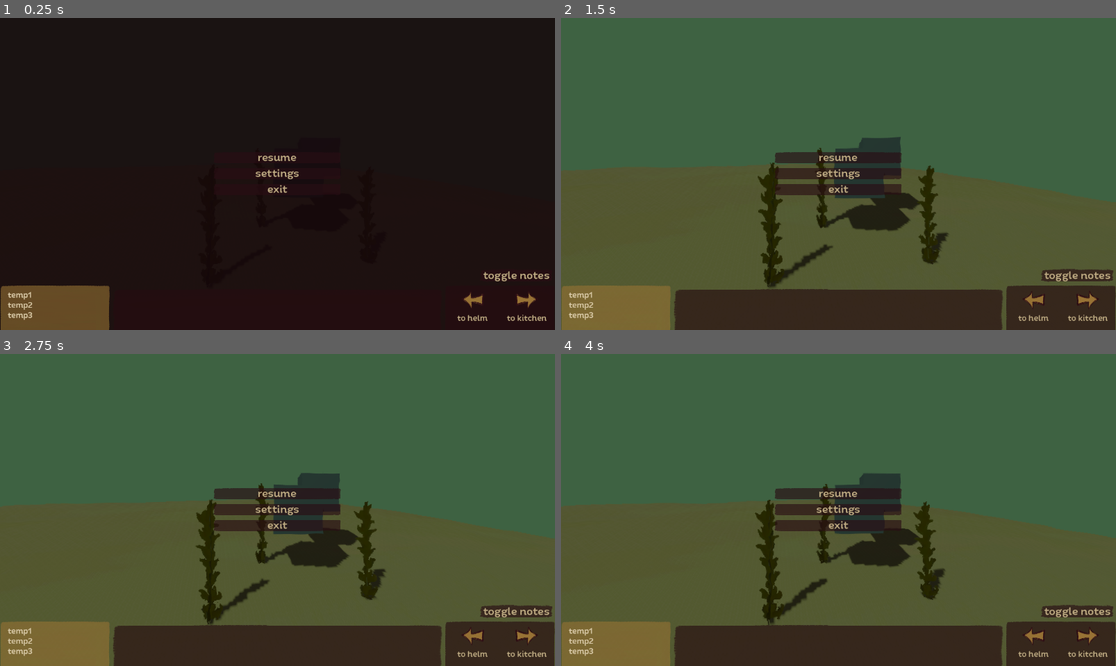
Above: before the commit, frames 1-4 (two rows, left to right).
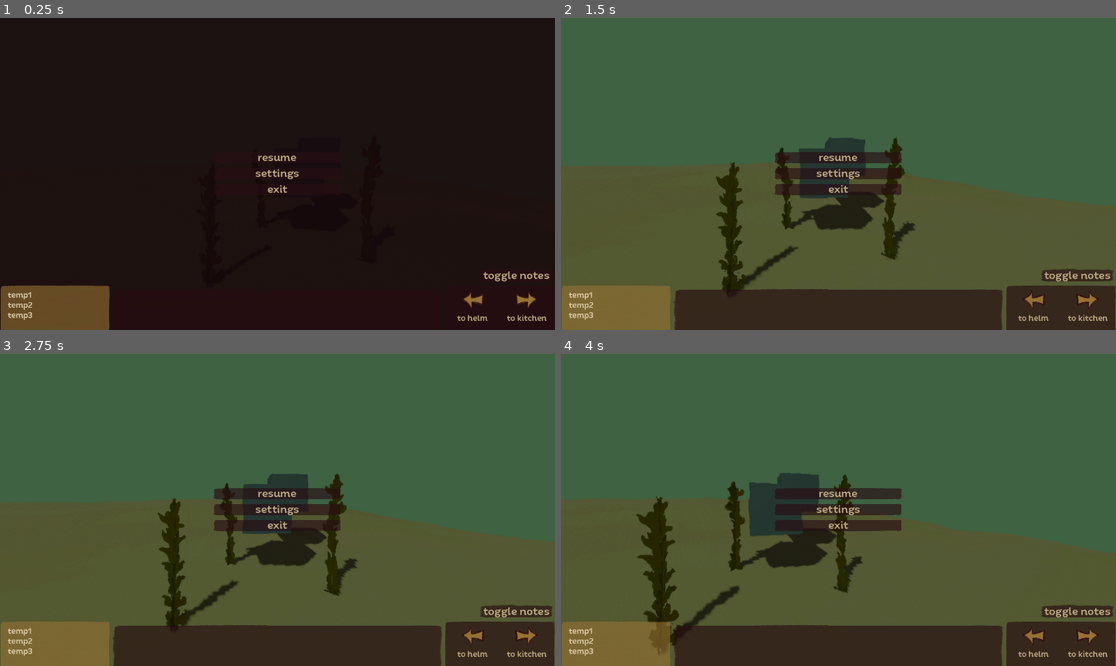
Above: after the commit, the same moments.

Repository: AlexSabetti/danglingpointersfinalproject
Game: Godot game, scene res://scenes/Levels/Dev_level.tscn
The game is run twice, just before and just after one commit, with the same random seed, the same clock (stepped at 60 frames per second) and the same inputs. Before the commit the project has no main scene; this scene is started directly in both runs.
Inputs (mouse positions are in pixels of both pictures, inside the frame that each line leads up to):
- Up to frame 1 (0.25 s): no input
- Up to frame 2 (1.5 s): move the mouse to (960, 158) at 0.52 s; hold D (rotate_right, bound only after the commit) 0.53-1.28 s; click (960, 158) at 0.67 s; move the mouse to (727, 189) at 1.27 s; hold A (rotate_left, bound only after the commit) from 1.28 s (still down)
- Up to frame 3 (2.75 s): move the mouse to (333, 441) at 2.02 s; release A (rotate_left, bound only after the commit) at 2.03 s; hold D (rotate_right, bound only after the commit) from 2.03 s (still down)
- Up to frame 4 (4 s): move the mouse to (810, 572) at 2.77 s; click (810, 572) at 2.92 s; move the mouse to (1005, 556) at 3.52 s; release D (rotate_right, bound only after the commit) at 3.53 s; hold A (rotate_left, bound only after the commit) from 3.53 s (still down)

The runs differ from the first frame. In frame 2, 5.8% of the frame differs, in the area x 27-70%, y 38-89%; in frame 3, 5.6%; in frame 4, 8.4%, in the area x 13-70%, y 38-97%.
Error before the commit: Parse Error: Class "GameController" hides a global script class. (res://Scripts/GameController.gd:2)

Commit message:
fixed bugs from porting over files

Diff:
--- a/project.godot
+++ b/project.godot
@@ -11,6 +11,7 @@
 [application]
 
 config/name="DanglingPointersFinalProject"
+run/main_scene="uid://bppmj5dmnvlko"
 config/features=PackedStringArray("4.4", "Forward Plus")
 config/icon="res://icon.svg"
 
@@ -23,3 +24,18 @@
 [dotnet]
 
 project/assembly_name="DanglingPointersFinalProject"
+
+[input]
+
+rotate_left={
+"deadzone": 0.2,
+"events": [Object(InputEventKey,"resource_local_to_scene":false,"resource_name":"","device":-1,"window_id":0,"alt_pressed":false,"shift_pressed":false,"ctrl_pressed":false,"meta_pressed":false,"pressed":false,"keycode":0,"physical_keycode":65,"key_label":0,"unicode":97,"location":0,"echo":false,"script":null)
+, Object(InputEventKey,"resource_local_to_scene":false,"resource_name":"","device":-1,"window_id":0,"alt_pressed":false,"shift_pressed":false,"ctrl_pressed":false,"meta_pressed":false,"pressed":false,"keycode":0,"physical_keycode":4194319,"key_label":0,"unicode":0,"location":0,"echo":false,"script":null)
+]
+}
+rotate_right={
+"deadzone": 0.2,
+"events": [Object(InputEventKey,"resource_local_to_scene":false,"resource_name":"","device":-1,"window_id":0,"alt_pressed":false,"shift_pressed":false,"ctrl_pressed":false,"meta_pressed":false,"pressed":false,"keycode":0,"physical_keycode":68,"key_label":0,"unicode":100,"location":0,"echo":false,"script":null)
+, Object(InputEventKey,"resource_local_to_scene":false,"resource_name":"","device":-1,"window_id":0,"alt_pressed":false,"shift_pressed":false,"ctrl_pressed":false,"meta_pressed":false,"pressed":false,"keycode":0,"physical_keycode":4194321,"key_label":0,"unicode":0,"location":0,"echo":false,"script":null)
+]
+}
--- a/scenes/Entities/CamPosNode.tscn
+++ b/scenes/Entities/CamPosNode.tscn
@@ -1,6 +1,6 @@
 [gd_scene load_steps=4 format=3 uid="uid://c2uxpo5fna1nn"]
 
-[ext_resource type="Script" uid="uid://cb2ib6fst188" path="res://scripts/camPosNode.gd" id="1_8mso5"]
+[ext_resource type="Script" uid="uid://cb2ib6fst188" path="res://scripts/CameraNode.gd" id="1_8mso5"]
 [ext_resource type="PackedScene" uid="uid://y7uhpjjh3g3i" path="res://resources/Models/FilmCamera1_a1.glb" id="3_pu8xr"]
 [ext_resource type="Material" uid="uid://ck0mxslef5hju" path="res://resources/Materials/M_CameraMaterial.tres" id="4_rigi6"]
 
--- a/scenes/Entities/Foliage.tscn
+++ b/scenes/Entities/Foliage.tscn
@@ -1,9 +1,9 @@
 [gd_scene load_steps=8 format=3 uid="uid://bd7icn4pwfdoi"]
 
-[ext_resource type="Script" uid="uid://cl2vq4j5am66a" path="res://Scripts/foliage.gd" id="1_5frix"]
-[ext_resource type="Texture2D" uid="uid://cealpeqkes7xo" path="res://Resources/Textures/Sprites/SeaWeeds1_a1.png" id="2_bxi7t"]
-[ext_resource type="Shader" uid="uid://d2mabvbt22cdl" path="res://Resources/Shaders/VS_Foliage3D.tres" id="3_445nb"]
-[ext_resource type="Texture2D" uid="uid://dhvn8d5topyjo" path="res://Resources/Textures/NormalMaps/7864-normal.jpg" id="4_dkg7b"]
+[ext_resource type="Script" uid="uid://kim4hlaba5td" path="res://scripts/foliage.gd" id="1_obqv8"]
+[ext_resource type="Texture2D" uid="uid://cealpeqkes7xo" path="res://resources/Textures/Sprites/SeaWeeds1_a1.png" id="2_bxi7t"]
+[ext_resource type="Shader" uid="uid://d2mabvbt22cdl" path="res://resources/Shaders/VS_Foliage3D.tres" id="3_445nb"]
+[ext_resource type="Texture2D" uid="uid://dhvn8d5topyjo" path="res://resources/Textures/NormalMaps/7864-normal.jpg" id="4_dkg7b"]
 
 [sub_resource type="QuadMesh" id="QuadMesh_5frix"]
 
@@ -36,10 +36,7 @@
 shader_parameter/Texture = ExtResource("2_bxi7t")
 
 [node name="Foliage" type="Node3D"]
-script = ExtResource("1_5frix")
-foliage_Texture = ExtResource("2_bxi7t")
-meshOffset = Vector3(0, 1, 0)
-meshScale = Vector3(1, 2, 1)
+script = ExtResource("1_obqv8")
 
 [node name="MeshInstance3D_1" type="MeshInstance3D" parent="."]
 transform = Transform3D(1, 0, 0, 0, 2, 0, 0, 0, 1, 0, 1, 0)
--- a/scenes/Entities/GameController.tscn
+++ b/scenes/Entities/GameController.tscn
@@ -1,10 +1,10 @@
 [gd_scene load_steps=3 format=3 uid="uid://v2urofrh3pq5"]
 
-[ext_resource type="Script" uid="uid://cajb0w0xdbl7y" path="res://Scripts/GameController.gd" id="1_clsi4"]
-[ext_resource type="PackedScene" uid="uid://cw83dccua6vux" path="res://Scenes/UI/ui_hud.tscn" id="2_yhlj5"]
+[ext_resource type="Script" uid="uid://b4ycwyl7pq2bn" path="res://scripts/GameController.gd" id="1_inde3"]
+[ext_resource type="PackedScene" uid="uid://cw83dccua6vux" path="res://scenes/UI/ui_hud.tscn" id="2_yhlj5"]
 
 [node name="GameController" type="Node3D"]
-script = ExtResource("1_clsi4")
+script = ExtResource("1_inde3")
 
 [node name="CanvasLayer_hud" type="CanvasLayer" parent="."]
 
--- a/scenes/Levels/Dev_level.tscn
+++ b/scenes/Levels/Dev_level.tscn
@@ -36,21 +36,23 @@
 
 [node name="Entities" type="Node3D" parent="."]
 
-[node name="CamPosNode1" parent="Entities" instance=ExtResource("3_71sqw")]
+[node name="CameraNode1" parent="Entities" instance=ExtResource("3_71sqw")]
 transform = Transform3D(1, 0, 0, 0, 1, 0, 0, 0, 1, 1.52371, 0, 0)
 is_active_cam = true
 
-[node name="Camera3D" type="Camera3D" parent="Entities/CamPosNode1"]
+[node name="Camera3D" type="Camera3D" parent="Entities/CameraNode1"]
 
-[node name="CamPosNode2" parent="Entities" instance=ExtResource("3_71sqw")]
+[node name="CameraNode2" parent="Entities" instance=ExtResource("3_71sqw")]
 transform = Transform3D(0.707107, 0, 0.707107, 0, 1, 0, -0.707107, 0, 0.707107, 5.32201, -0.238145, -2.94227)
 
-[node name="Camera3D" type="Camera3D" parent="Entities/CamPosNode2"]
+[node name="Camera3D" type="Camera3D" parent="Entities/CameraNode2"]
 
-[node name="TestInteractableObject" type="StaticBody3D" parent="Entities"]
+[node name="TestInteractableObject" type="StaticBody3D" parent="Entities" node_paths=PackedStringArray("trigger_on_interact")]
 transform = Transform3D(1, 0, 0, 0, 1, 0, 0, 0, 1, 1.97746, 0, -4.65293)
 script = ExtResource("6_hx85v")
 object_name = "Test Obj 1"
+is_interactable = true
+trigger_on_interact = [NodePath("../CameraNode2")]
 
 [node name="CollisionShape3D" type="CollisionShape3D" parent="Entities/TestInteractableObject"]
 visible = false
@@ -60,10 +62,12 @@
 mesh = SubResource("BoxMesh_65ejx")
 skeleton = NodePath("../../../Geometry")
 
-[node name="TestInteractableObject2" type="StaticBody3D" parent="Entities"]
+[node name="TestInteractableObject2" type="StaticBody3D" parent="Entities" node_paths=PackedStringArray("trigger_on_interact")]
 transform = Transform3D(1, 0, 0, 0, 1, 0, 0, 0, 1, 2.70544, 0.44166, -5.85425)
 script = ExtResource("6_hx85v")
 object_name = "Test Obj 2"
+is_interactable = true
+trigger_on_interact = [NodePath("../CameraNode1")]
 
 [node name="CollisionShape3D" type="CollisionShape3D" parent="Entities/TestInteractableObject2"]
 visible = false
--- a/scenes/UI/ui_hud.tscn
+++ b/scenes/UI/ui_hud.tscn
@@ -1,21 +1,21 @@
 [gd_scene load_steps=43 format=3 uid="uid://cw83dccua6vux"]
 
-[ext_resource type="Script" uid="uid://fsm17x6l1oka" path="res://Scripts/UIHandler.gd" id="1_coxev"]
-[ext_resource type="Texture2D" uid="uid://bggjhdu1kdj1j" path="res://Resources/Textures/Sprites/LeftArrow1_b1.png" id="2_iow18"]
-[ext_resource type="Texture2D" uid="uid://vmax1o61lrws" path="res://Resources/Textures/Sprites/Square1_a1.png" id="2_l2gvk"]
-[ext_resource type="Theme" uid="uid://d3u8v3disi16o" path="res://Resources/Themes/theme_genText.tres" id="2_xewkt"]
-[ext_resource type="Texture2D" uid="uid://c555oijau62ut" path="res://Resources/Textures/Sprites/Square1_b1.png" id="3_54dg7"]
-[ext_resource type="Texture2D" uid="uid://dxmlef2hawoi7" path="res://Resources/Textures/Sprites/Square1_c1.png" id="3_lblhk"]
-[ext_resource type="Texture2D" uid="uid://diqpqjbctq43i" path="res://Resources/Textures/Sprites/LeftArrow1_c1.png" id="3_p445d"]
-[ext_resource type="Texture2D" uid="uid://dhixyxldiw4qw" path="res://Resources/Textures/Sprites/LeftArrow1_d1.png" id="4_cmdtj"]
-[ext_resource type="PackedScene" uid="uid://oy11ycs3g0j5" path="res://Scenes/UI/ui_settings_menu.tscn" id="5_lmxud"]
-[ext_resource type="Texture2D" uid="uid://de6amaugo062l" path="res://Resources/Textures/Sprites/LeftArrow1_a1.png" id="5_p28g2"]
-[ext_resource type="Theme" uid="uid://it6hqr6uagyo" path="res://Resources/Themes/theme_ScrollText1.tres" id="5_vysen"]
-[ext_resource type="Texture2D" uid="uid://lt1w8fjefmye" path="res://Resources/Textures/Sprites/RightArrow1_b1.png" id="6_3pdgs"]
-[ext_resource type="Texture2D" uid="uid://d3l1pqivpgxue" path="res://Resources/Textures/Sprites/RightArrow1_c1.png" id="7_2tgps"]
-[ext_resource type="FontFile" uid="uid://dxga040301lgv" path="res://Resources/Fonts/Quenda-Medium.otf" id="8_kgejf"]
-[ext_resource type="Texture2D" uid="uid://b6i6i1uk1gxw6" path="res://Resources/Textures/Sprites/RightArrow1_d1.png" id="8_or8dl"]
-[ext_resource type="Texture2D" uid="uid://dagd43rmtudqu" path="res://Resources/Textures/Sprites/RightArrow1_a1.png" id="9_qkpuu"]
+[ext_resource type="Script" path="res://scripts/UIHandler.gd" id="1_wox0k"]
+[ext_resource type="Texture2D" uid="uid://bggjhdu1kdj1j" path="res://resources/Textures/Sprites/LeftArrow1_b1.png" id="2_iow18"]
+[ext_resource type="Texture2D" uid="uid://vmax1o61lrws" path="res://resources/Textures/Sprites/Square1_a1.png" id="2_l2gvk"]
+[ext_resource type="Theme" uid="uid://d3u8v3disi16o" path="res://resources/Themes/theme_genText.tres" id="2_xewkt"]
+[ext_resource type="Texture2D" uid="uid://c555oijau62ut" path="res://resources/Textures/Sprites/Square1_b1.png" id="3_54dg7"]
+[ext_resource type="Texture2D" uid="uid://dxmlef2hawoi7" path="res://resources/Textures/Sprites/Square1_c1.png" id="3_lblhk"]
+[ext_resource type="Texture2D" uid="uid://diqpqjbctq43i" path="res://resources/Textures/Sprites/LeftArrow1_c1.png" id="3_p445d"]
+[ext_resource type="Texture2D" uid="uid://dhixyxldiw4qw" path="res://resources/Textures/Sprites/LeftArrow1_d1.png" id="4_cmdtj"]
+[ext_resource type="PackedScene" uid="uid://oy11ycs3g0j5" path="res://scenes/UI/ui_settings_menu.tscn" id="5_lmxud"]
+[ext_resource type="Texture2D" uid="uid://de6amaugo062l" path="res://resources/Textures/Sprites/LeftArrow1_a1.png" id="5_p28g2"]
+[ext_resource type="Theme" uid="uid://it6hqr6uagyo" path="res://resources/Themes/theme_ScrollText1.tres" id="5_vysen"]
+[ext_resource type="Texture2D" uid="uid://lt1w8fjefmye" path="res://resources/Textures/Sprites/RightArrow1_b1.png" id="6_3pdgs"]
+[ext_resource type="Texture2D" uid="uid://d3l1pqivpgxue" path="res://resources/Textures/Sprites/RightArrow1_c1.png" id="7_2tgps"]
+[ext_resource type="FontFile" uid="uid://dxga040301lgv" path="res://resources/Fonts/Quenda-Medium.otf" id="8_kgejf"]
+[ext_resource type="Texture2D" uid="uid://b6i6i1uk1gxw6" path="res://resources/Textures/Sprites/RightArrow1_d1.png" id="8_or8dl"]
+[ext_resource type="Texture2D" uid="uid://dagd43rmtudqu" path="res://resources/Textures/Sprites/RightArrow1_a1.png" id="9_qkpuu"]
 
 [sub_resource type="StyleBoxEmpty" id="StyleBoxEmpty_h6kub"]
 
@@ -117,7 +117,7 @@
 anchor_bottom = 1.0
 grow_horizontal = 2
 grow_vertical = 2
-script = ExtResource("1_coxev")
+script = ExtResource("1_wox0k")
 
 [node name="FadeToBlack" type="ColorRect" parent="."]
 layout_mode = 1
--- a/scenes/UI/ui_settings_menu.tscn
+++ b/scenes/UI/ui_settings_menu.tscn
@@ -1,9 +1,9 @@
 [gd_scene load_steps=6 format=3 uid="uid://oy11ycs3g0j5"]
 
-[ext_resource type="Script" uid="uid://ccwcglqnlh66d" path="res://Scripts/ui_settings_menu.gd" id="1_6gxmi"]
-[ext_resource type="Texture2D" uid="uid://c555oijau62ut" path="res://Resources/Textures/Sprites/Square1_b1.png" id="1_l2fr7"]
-[ext_resource type="Theme" path="res://Resources/Themes/theme_Slider.tres" id="3_1lfpr"]
-[ext_resource type="Theme" uid="uid://d3u8v3disi16o" path="res://Resources/Themes/theme_genText.tres" id="3_q8bd1"]
+[ext_resource type="Texture2D" uid="uid://c555oijau62ut" path="res://resources/Textures/Sprites/Square1_b1.png" id="1_l2fr7"]
+[ext_resource type="Script" path="res://scripts/ui_settings_menu.gd" id="1_ybfen"]
+[ext_resource type="Theme" uid="uid://ddc8g2xpg5652" path="res://Resources/Themes/theme_Slider.tres" id="3_1lfpr"]
+[ext_resource type="Theme" uid="uid://d3u8v3disi16o" path="res://resources/Themes/theme_genText.tres" id="3_q8bd1"]
 
 [sub_resource type="StyleBoxTexture" id="StyleBoxTexture_mlmgq"]
 texture = ExtResource("1_l2fr7")
@@ -16,7 +16,7 @@
 grow_horizontal = 2
 grow_vertical = 2
 mouse_filter = 2
-script = ExtResource("1_6gxmi")
+script = ExtResource("1_ybfen")
 
 [node name="settings" type="Control" parent="."]
 layout_mode = 1
--- a/scripts/camPosNode.gd
+++ b/scripts/CameraNode.gd
@@ -1,6 +1,6 @@
 @tool
 # Node used to denote a location the camera can be positioned.
-class_name camPosNode
+class_name CameraNode
 extends DynamicEntity
 
 @export_category("camera node properties")
@@ -62,9 +62,9 @@
 
 # Switch from this current camera positon to the node at the given index in the connected_nodes array
 func switch_to_node(idx:int):
-	if connected_nodes[idx] != null and connected_nodes[idx] is camPosNode:
+	if connected_nodes[idx] != null and connected_nodes[idx] is CameraNode:
 		is_active_cam = false
-		(connected_nodes[idx] as camPosNode).set_current_node()
+		(connected_nodes[idx] as CameraNode).set_current_node()
 	else:
 		print("can not switch to invalid camPosNode")
 	pass
--- a/scripts/GameController.gd
+++ b/scripts/GameController.gd
@@ -13,7 +13,7 @@
 
 
 @export_category("CameraControls")
-var cur_cam: camPosNode # current camera node where the viewport is at
+var cur_cam: CameraNode # current camera node where the viewport is at
 @export var camAccel: float = 0.5
 @export var turnSpeed := 0.25
 var twist_input: float = 0.0
Renamed: scripts/camPosNode.gd.uid -> scripts/CameraNode.gd.uid
Not shown, added: scripts/DynamicEntity.gd.uid
Not shown, added: scripts/GameController.gd.uid
Not shown, added: scripts/foliage.gd.uid
